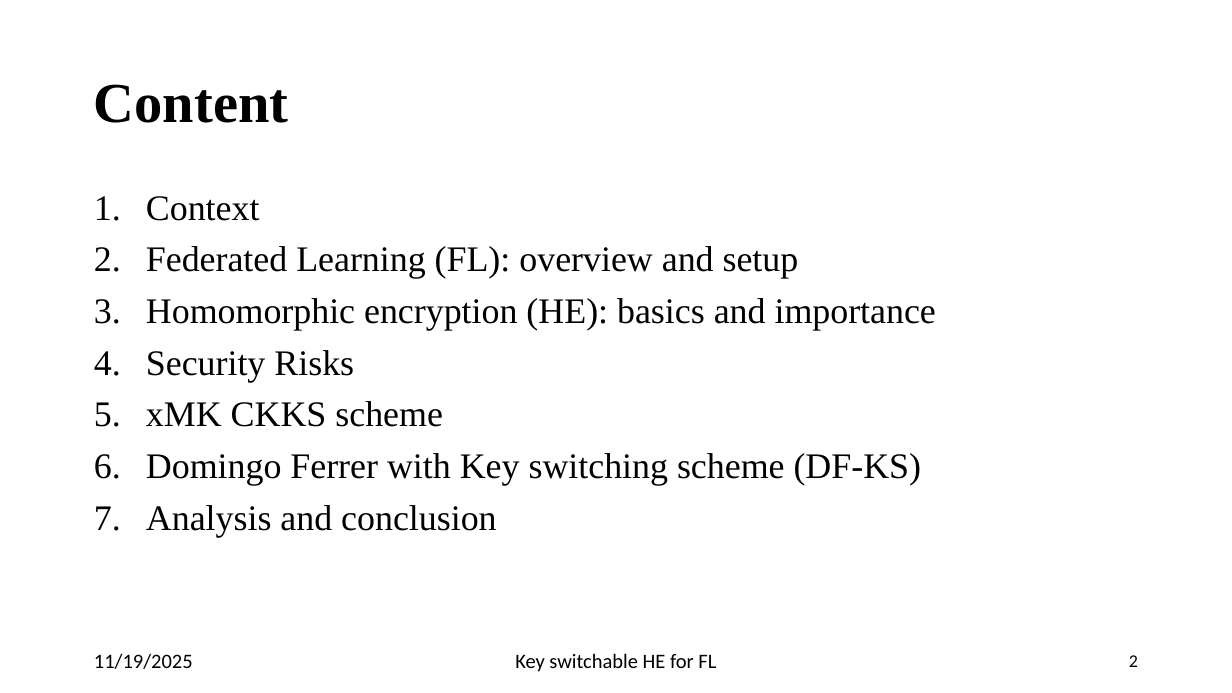
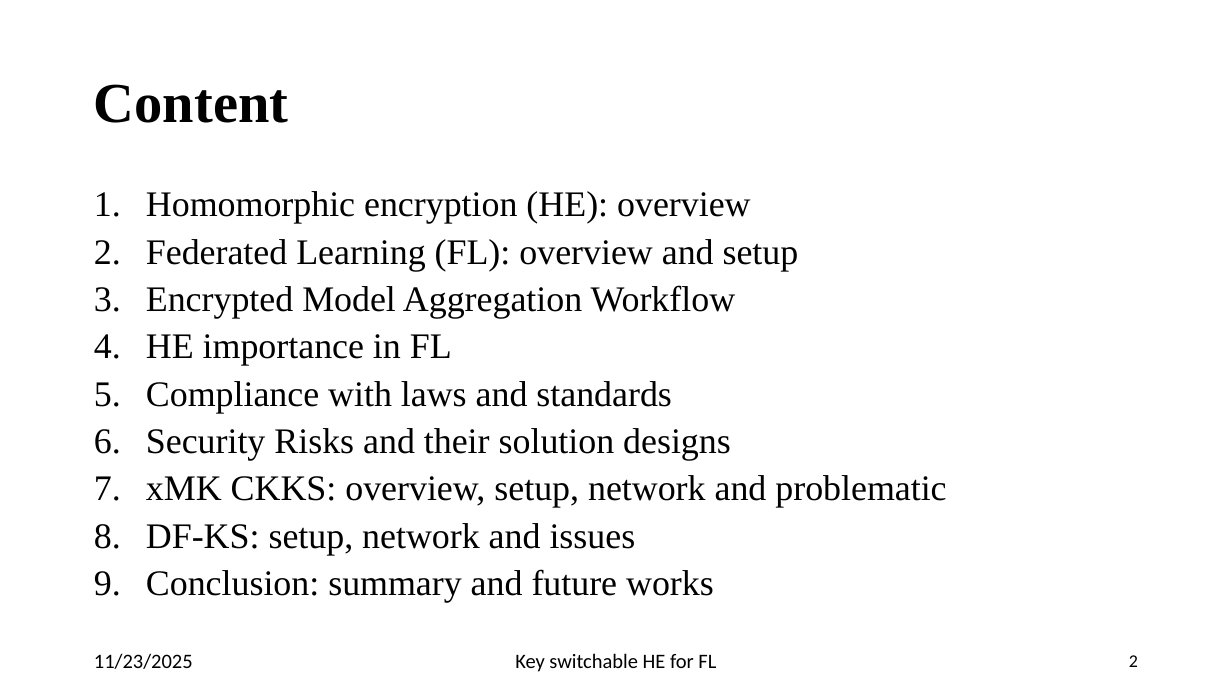
Before and after one commit to pyb0b/master-thesis-report, a slide deck: slide 2 of Final Presentation.pptx. Drawn at 1232x693 pixels with LibreOffice and Linux fonts; fonts in the diff are those of the drawing. Boxes give left, top, right and bottom in pixels: in the first picture for what was removed or moved away, otherwise in the second. Text is boxed around its words. In the diff, an @@ line names an element or a change of style, - is before the commit and + after.

```diff
--- a/Final Presentation.pptx
+++ b/Final Presentation.pptx
@@ text at (x1=146, y1=191, x2=751, y2=224): text changed @@
-1. Context
+1. Homomorphic encryption (HE): overview
@@ text at (x1=146, y1=239, x2=799, y2=271): line spacing 0.9 to 0.8 @@
@@ text at (x1=146, y1=285, x2=946, y2=603): text changed @@
-3. Homomorphic encryption (HE): basics and importance
-4. Security Risks
-5. xMK CKKS scheme
-6. Domingo Ferrer with Key switching scheme (DF-KS)
-7. Analysis and conclusion
+3. Encrypted Model Aggregation Workflow
+4. HE importance in FL
+5. Compliance with laws and standards
+6. Security Risks and their solution designs
+7. xMK CKKS: overview, setup, network and problematic
+8. DF-KS: setup, network and issues
+9. Conclusion: summary and future works
@@ text at (x1=94, y1=653, x2=193, y2=669): text changed @@
-11/19/2025
+11/23/2025
```
Also in this commit, not shown: 17 other slides changed, 5 slides added, 1 slide removed.
